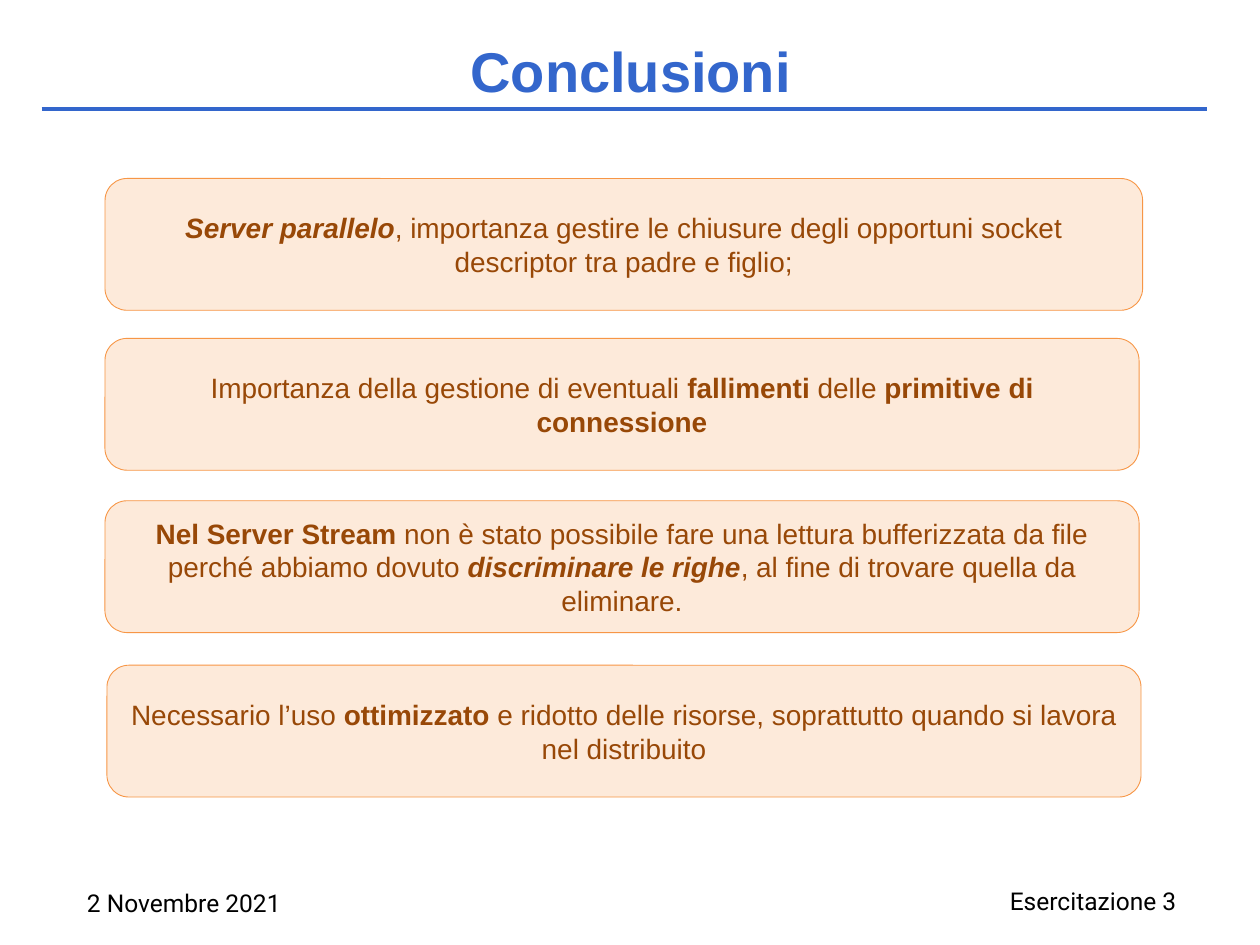
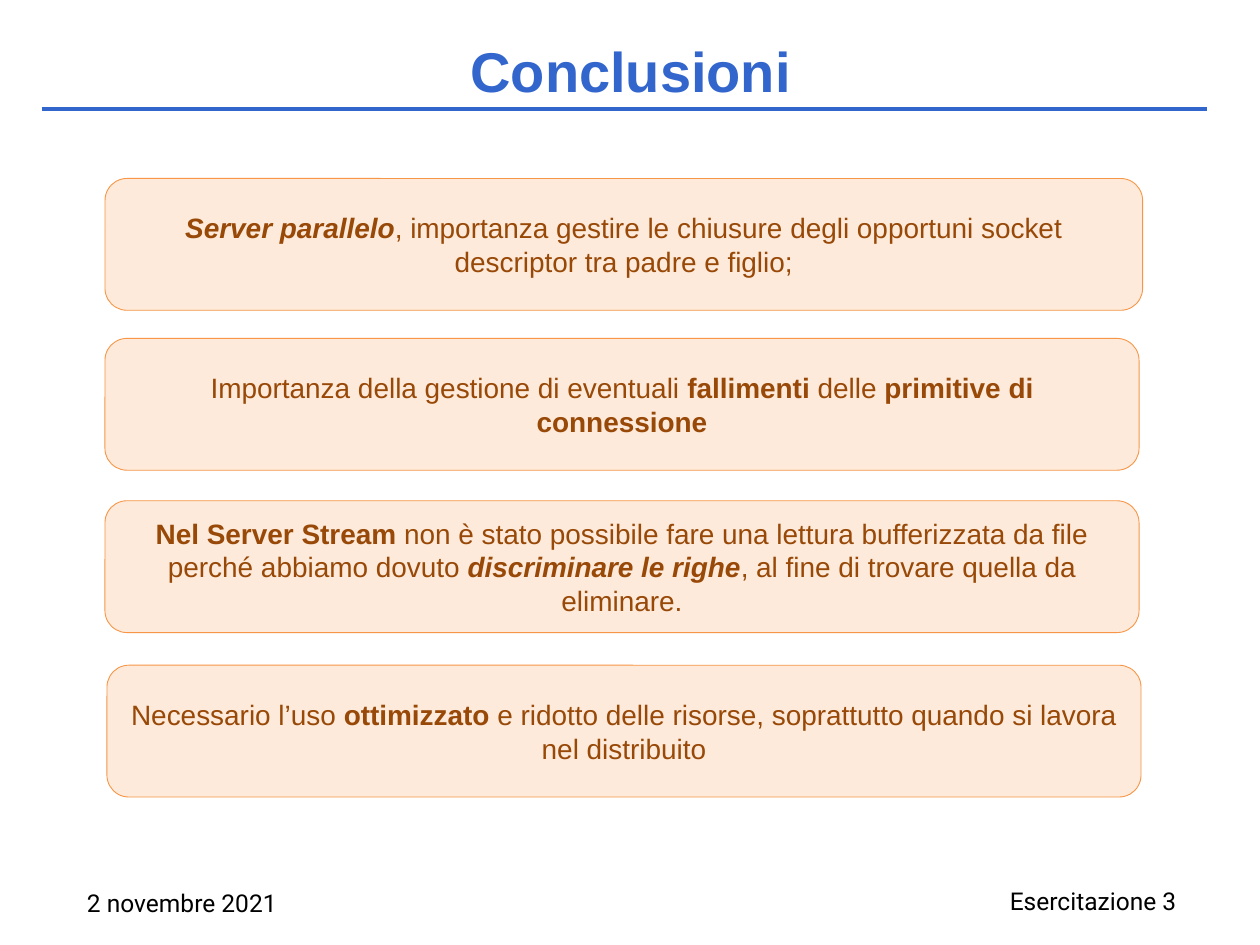
Before and after one commit to AliceTurrini/RetiCalcolatori, a slide deck: slide 10 of Es3/Presentazione_es3_2_novembre.pptx. Drawn at 1260x945 pixels with LibreOffice and Linux fonts; fonts in the diff are those of the drawing. Boxes give left, top, right and bottom in pixels: in the first picture for what was removed or moved away, otherwise in the second. Text is boxed around its words. In the diff, an @@ line names an element or a change of style, - is before the commit and + after.

```diff
--- a/Es3/Presentazione_es3_2_novembre.pptx
+++ b/Es3/Presentazione_es3_2_novembre.pptx
@@ text at bbox=[87, 893, 276, 913]: text changed @@
-2 Novembre 2021
+2 novembre 2021
```
